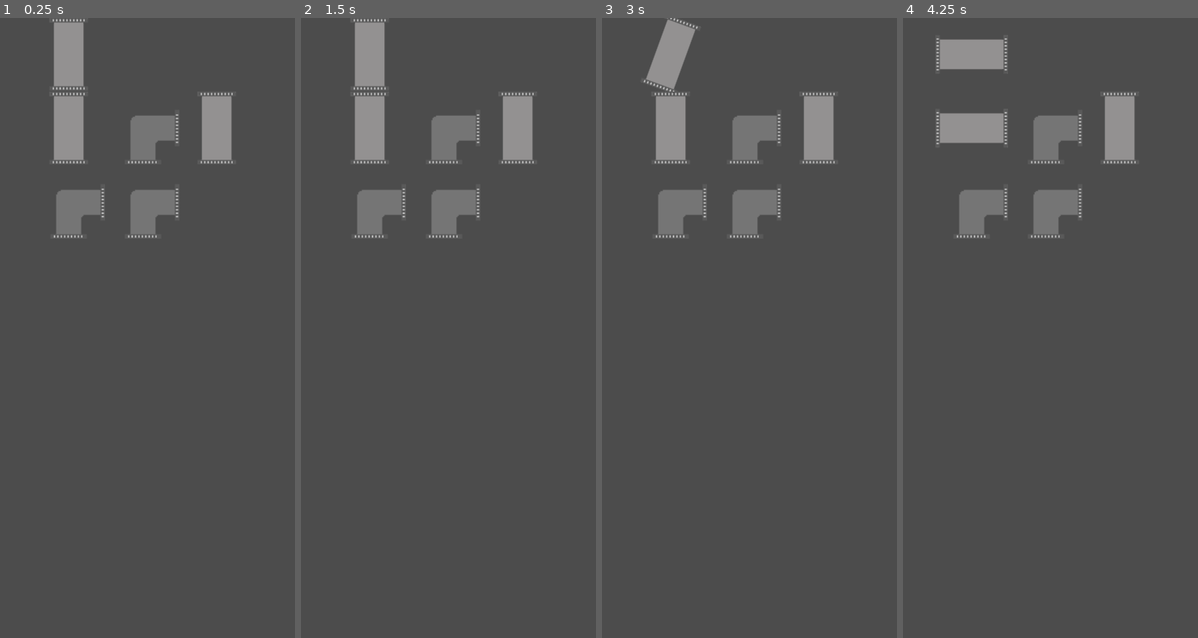
Above: before the commit, frames 1-4 (left to right).
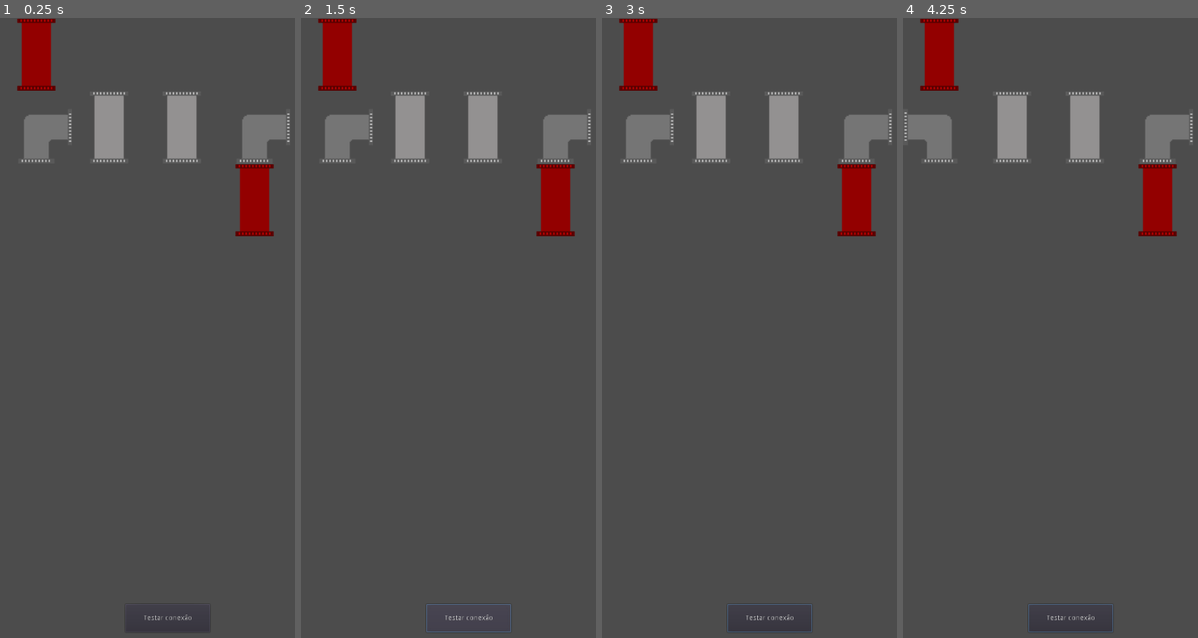
Above: after the commit, the same moments.

Repository: 2022M1T1-Inteli/Divercity
Game: Godot game, scene res://scenes/minigames/eletropipe/Eletropipe.tscn
Two runs of this game, one before a commit and one after it. Both use one fixed random seed, a clock stepped at 60 frames per second and the inputs below. This scene is started directly instead of the project's main scene.
Inputs (mouse positions are in pixels of both pictures, inside the frame that each line leads up to):
- Up to frame 1 (0.25 s): no input
- Up to frame 2 (1.5 s): click (469, 619) at 0.5 s, where only the run after the commit has a clickable "Testar conexão"; click (469, 619) at 1.25 s, where only the run after the commit has a clickable "Testar conexão"
- Up to frame 3 (3 s): click (770, 619) at 2 s, where only the run after the commit has a clickable "Testar conexão"; tap Enter at 2.75 s; move the mouse to (669, 55) at 2.77 s; click (669, 55) at 2.92 s
- Up to frame 4 (4.25 s): tap Space at 3.5 s; move the mouse to (970, 129) at 3.52 s; click (970, 129) at 3.67 s

The runs differ from the first frame. In frame 1, 12% of the frame differs, in the area x 5-99%, y 0-98%; in frame 2, 12%, in the area x 5-99%, y 0-100%; in frame 3, 12%; in frame 4, 12%.

Commit message:
Added eletropipe functions to basic work

Diff:
--- a/src/InBev/scenes/menu/Menu.tscn
+++ b/src/InBev/scenes/menu/Menu.tscn
@@ -276,7 +276,7 @@
 scale = Vector2( 2.1674, 2.1674 )
 frames = SubResource( 10 )
 animation = "Walking"
-frame = 3
+frame = 1
 playing = true
 
 [connection signal="pressed" from="CenterContainer/StartButton" to="." method="_on_StartButton_pressed"]
--- a/src/InBev/scenes/minigames/eletropipe/Eletropipe.tscn
+++ b/src/InBev/scenes/minigames/eletropipe/Eletropipe.tscn
@@ -1,35 +1,65 @@
-[gd_scene load_steps=4 format=2]
+[gd_scene load_steps=5 format=2]
 
 [ext_resource path="res://scenes/minigames/eletropipe/bases/PipeStraight.tscn" type="PackedScene" id=1]
 [ext_resource path="res://scenes/minigames/eletropipe/bases/PipeCurved.tscn" type="PackedScene" id=2]
 [ext_resource path="res://sources/minigames/eletropipe/Table.gd" type="Script" id=3]
+[ext_resource path="res://sources/minigames/eletropipe/Pipe.gd" type="Script" id=4]
 
-[node name="Eletropipe" type="Node2D"]
+[node name="Eletropipe" type="Node"]
+
+[node name="Table" type="Node2D" parent="."]
+script = ExtResource( 3 )
+
+[node name="CLEITON" parent="Table" instance=ExtResource( 1 )]
+modulate = Color( 1, 0, 0, 1 )
+position = Vector2( 72, 72 )
+script = ExtResource( 4 )
+holes = [ false, false, true, false ]
+canRotate = false
+type = "ENTER"
+
+[node name="plasc" parent="Table" instance=ExtResource( 1 )]
+modulate = Color( 1, 0, 0, 1 )
+position = Vector2( 264, 328 )
+script = ExtResource( 4 )
+holes = [ true, false, false, false ]
+tilePosition = Vector2( 3, 2 )
+canRotate = false
+type = "EXIT"
+
+[node name="PipeCurved" parent="Table" instance=ExtResource( 2 )]
+position = Vector2( 80, 216 )
+tilePosition = Vector2( 0, 1 )
+
+[node name="PipeCurved2" parent="Table" instance=ExtResource( 2 )]
+position = Vector2( 472, 224 )
+tilePosition = Vector2( 3, 1 )
+
+[node name="PipeStraight" parent="Table" instance=ExtResource( 1 )]
+position = Vector2( 272, 208 )
+tilePosition = Vector2( 1, 1 )
+
+[node name="PipeStraight2" parent="Table" instance=ExtResource( 1 )]
+position = Vector2( 272, 208 )
+tilePosition = Vector2( 2, 1 )
 
 [node name="Interface" type="Control" parent="."]
 anchor_right = 1.0
-anchor_bottom = 1.0
+anchor_bottom = 0.994
+margin_right = -720.0
+margin_bottom = -1272.32
 __meta__ = {
 "_edit_use_anchors_": false
 }
 
-[node name="Table" type="Node2D" parent="."]
-script = ExtResource( 3 )
+[node name="Button" type="Button" parent="Interface"]
+margin_left = 248.0
+margin_top = 1160.0
+margin_right = 416.0
+margin_bottom = 1216.0
+text = "Testar conexão"
+__meta__ = {
+"_edit_use_anchors_": false
+}
 
-[node name="Pipe1" parent="Table" instance=ExtResource( 1 )]
-position = Vector2( 136, 72 )
-
-[node name="Pipe2" parent="Table" instance=ExtResource( 1 )]
-position = Vector2( 136, 218 )
-
-[node name="Pipe3" parent="Table" instance=ExtResource( 2 )]
-position = Vector2( 136, 365 )
-
-[node name="Pipe4" parent="Table" instance=ExtResource( 2 )]
-position = Vector2( 283, 365 )
-
-[node name="Pipe5" parent="Table" instance=ExtResource( 2 )]
-position = Vector2( 283, 218 )
-
-[node name="Pipe6" parent="Table" instance=ExtResource( 1 )]
-position = Vector2( 429, 218 )
+[connection signal="pressed" from="Interface/Button" to="Table" method="_on_Button_pressed"]
--- a/src/InBev/scenes/minigames/eletropipe/bases/Pipe.tscn
+++ b/src/InBev/scenes/minigames/eletropipe/bases/Pipe.tscn
@@ -5,8 +5,9 @@
 [sub_resource type="RectangleShape2D" id=1]
 
 [node name="Pipe" type="Area2D"]
-scale = Vector2( 2.25, 2.25 )
+scale = Vector2( 2.225, 2.225 )
 script = ExtResource( 1 )
+holes = [ false, false, false, false ]
 
 [node name="Sprite" type="Sprite" parent="."]
 
--- a/src/InBev/scenes/minigames/eletropipe/bases/PipeCurved.tscn
+++ b/src/InBev/scenes/minigames/eletropipe/bases/PipeCurved.tscn
@@ -4,7 +4,7 @@
 [ext_resource path="res://resources/minigames/eletropipe/pipeCurve.png" type="Texture" id=2]
 
 [node name="PipeCurved" instance=ExtResource( 1 )]
-outputs = [ false, true, true, false ]
+holes = [ false, true, true, false ]
 
 [node name="Sprite" parent="." index="0"]
 texture = ExtResource( 2 )
--- a/src/InBev/scenes/minigames/eletropipe/bases/PipeStraight.tscn
+++ b/src/InBev/scenes/minigames/eletropipe/bases/PipeStraight.tscn
@@ -4,7 +4,7 @@
 [ext_resource path="res://scenes/minigames/eletropipe/bases/Pipe.tscn" type="PackedScene" id=2]
 
 [node name="PipeStraight" instance=ExtResource( 2 )]
-outputs = [ true, false, true, false ]
+holes = [ true, false, true, false ]
 
 [node name="Sprite" parent="." index="0"]
 texture = ExtResource( 1 )
--- a/src/InBev/sources/minigames/eletropipe/Pipe.gd
+++ b/src/InBev/sources/minigames/eletropipe/Pipe.gd
@@ -2,7 +2,27 @@
 
 var currentPosition = 0
 
-export(Array) var outputs = []
+
+const MAX_TILE_SIZE = Vector2(4, 6)
+
+export(Array) var holes = []
+export var tilePosition = Vector2(0, 0)
+export var canRotate = true
+
+export var type = "NORMAL"
+"""
+	NORMAL - basic pipe
+	ENTER - start pipe
+	EXIT - exit pipe
+"""
+
+static func tile_to_position(tile):
+	tile.x = MAX_TILE_SIZE.x if tile.x > MAX_TILE_SIZE.x else tile.x # Clamp position.x to defaultSize.x
+	tile.y = MAX_TILE_SIZE.y if tile.y > MAX_TILE_SIZE.y else tile.y # Clamp position.y to defaultSize.y
+
+	tile.x = 0 if tile.x < 0 else tile.x # Clamp position.x to 0
+	tile.y = 0 if tile.y < 0 else tile.y # Clamp position.y to 0
+	return Vector2(72 + (144 * tile.x), 72 + (144 * tile.y)) # Return the position of the tile
 
 static func get_side_vector(side):
 	"""
@@ -23,21 +43,40 @@
 	else:
 		return Vector2.ZERO # not implemented
 
+static func rotate_array(array, direction = 1):
+	"""
+		Steps the array in the given direction.
+		1 = right
+		-1 = left
+	"""
+	direction = direction if direction == 1 or direction == -1 else 1 # Clamp direction to 1 or -1
+
+	direction = -direction # Invert direction for set positive value a right direction
+
+	var movedArray = [] # Create a new array
+
+	for i in range(0, len(array)): # For each element in the array
+		movedArray.append(array[(i + direction) % len(array)]) # Add the element of move to the new array
+
+	return movedArray # Return the new array
+
 func _ready():
+	set_tile(tilePosition)
+
 	var err = self.connect("input_event", self, "_on_Pipe_input_event") # connect to the input event
 
 	if err: # if there was an error
 		print("Error connecting signal on input_event: ", err) # print the error
 
-func get_output_sides():
+func get_holes_sides():
 	"""
-		Returns the sides of the outputs in array of vectors.
+		Returns the sides of the holes in array of vectors.
 	"""
 
 	var connects = [] # create a new array to hold the connections vectors
 
-	for outputIdx in range(outputs.size()): # for each output
-		if outputs[outputIdx]: # if there is a connection
+	for outputIdx in range(holes.size()): # for each output
+		if holes[outputIdx]: # if there is a connection
 			connects.append(get_side_vector(outputIdx)) # add the connection vector to the array
 
 	return connects # return the array of vectors of the connections
@@ -50,9 +89,16 @@
 			-1 = left
 			0 = no rotation
 	"""
+	if not canRotate: # if the pipe can't rotate
+		return
+
+	direction = direction if direction == 1 or direction == -1 else 1 # Clamp direction to 1 or -1
 	currentPosition = currentPosition + (90 * direction) # Rotate 90 degrees from current position in direction
+
 	$Tween.interpolate_property(self, "rotation_degrees", self.rotation_degrees, currentPosition, 0.3, Tween.TRANS_LINEAR, Tween.EASE_IN) # Rotation animation
 	$Tween.start() # Start rotate animation
+
+	holes = rotate_array(holes, direction) # Rotate the holes array
 
 func _on_Pipe_input_event(_viewport, event, _shape_idx): # on input event
 	"""
@@ -60,3 +106,11 @@
 	"""
 	if event is InputEventScreenTouch and event.is_pressed(): # If has touch event and is pressed
 		rotate_pipe() # Rotate pipe
+
+func set_tile(tile):
+	"""
+		Sets the position of the pipe.
+	"""
+	self.position = tile_to_position(tile) # Set position
+	tilePosition = tile # Set the tile position
+	name = "PIPE_%dx%d" % [tilePosition.x, tilePosition.y] # Set the name of the pipe
--- a/src/InBev/sources/minigames/eletropipe/Table.gd
+++ b/src/InBev/sources/minigames/eletropipe/Table.gd
@@ -1,73 +1,142 @@
 extends Node2D
 
-export(Vector2) var size = Vector2.ZERO
+const MAX_TILE_SIZE = Vector2(4, 6)
 
-class BasePipe:
-	var rotation = 0
-	var type = 0
-	var position = Vector2.ZERO
+const PIPES_TYPE = {
+	ENTER = "ENTER",
+	PATH = "NORMAL",
+	EXIT = "EXIT"
+}
 
-	var defaultSize = Vector2.ZERO
+const PIPES_NAME = {
+	DEFAULT = "PIPE_"
+}
 
-	func _init(size):
-		defaultSize = size # Set default size
 
-	func rotate(direction):
-		"""
-			Rotates the pipe to direction.
-			Directions:
-				1 = right
-				-1 = left
-				0 = no rotation
-		"""
-		rotation = direction + (90 * direction) # Add 90 degrees to direction to make it relative to the pipe
+onready var pipeCurvedScene = preload("res://scenes/minigames/eletropipe/bases/PipeCurved.tscn")
+onready var pipeStraightScene = preload("res://scenes/minigames/eletropipe/bases/PipeStraight.tscn")
 
-	func set_position(position):
-		"""
-			Sets the position of the pipe.
-		"""
-		position.x = defaultSize.x if position.x > defaultSize.x else position.x # Clamp position.x to defaultSize.x
-		position.y = defaultSize.y if position.y > defaultSize.y else position.y # Clamp position.y to defaultSize.y
-		self.position = position # Set position
+func is_pipes_path_connected():
+	"""
+		Return True if the pipes are connected.
+	"""
+	var currentPipeTrack = get_pipe_enter() # Get the current pipe track
+	var endPipe = get_pipe_exit() # get the exit pipe
 
-func _ready():
-	pass
+	var trackList = [] # list of track
 
-static func get_pipe_type_name(type):
+	var nextDirection = Vector2.ZERO # The direction of the next pipe
+	var lastDirection = Vector2.ZERO # The direction of the last pipe
+
+	for _pipe in self.get_children(): # Limit the search to the pipes with the numbers of pipes
+		trackList.append(currentPipeTrack) # Add the current pipe track to the list
+
+		for outerDirection in currentPipeTrack.get_holes_sides(): # Get the outer direction of the current pipe
+			if outerDirection * -1 == lastDirection: # If the direction is the same as the last direction
+				continue
+
+			var dumpPipe = get_next_pipe_from_direction(currentPipeTrack.tilePosition, outerDirection) # Get the next pipe from the direction
+
+			if dumpPipe == null:# Check if pipe exist
+				continue
+
+			for innerDirection in dumpPipe.get_holes_sides(): # Get the inner direction of the next pipe
+				if innerDirection * -1 == outerDirection: # If the direction is the same as the outer direction
+					nextDirection = outerDirection # Set the next direction
+					break
+
+			if nextDirection != Vector2.ZERO: # Check if the next direction is not zero and break outer loop
+				break
+
+		if nextDirection == Vector2.ZERO: # Check if the next direction is zero
+			print("[Eletropipe] NOT CONNECT: Next direction not found.")
+			return false
+
+		currentPipeTrack = get_next_pipe_from_direction(currentPipeTrack.tilePosition, nextDirection) # Get the next pipe
+
+		if currentPipeTrack == null:
+			print("[Eletropipe] NOT CONNECT: The pipes are not connected to continue.")
+			return false
+
+		elif currentPipeTrack == endPipe:
+			print("[Eletropipe] CONNECTED: The pipes are connected!.")
+			return true
+
+		lastDirection = nextDirection # Set the last direction
+		nextDirection = Vector2.ZERO # Reset the next direction
+
+func create_pipe(style, tilePosition):
 	"""
-		Return the name of the pipe type.
-		0 = straight
-		1 = curved
+		Create a pipe with the given position and type.
+		Style: The style of the pipe: 'curved' or 'straight'.
+		TilePosition: The position of the pipe.
 	"""
+	var pipe = null # The pipe to be created
 
-	if type == 0:
-		return "Straight" # Straight pipe
-	elif type == 1:
-		return "Curved" # Curved pipe
-	elif type == 2:
-		return "" # Empty pipe
-	else:
-		return "Unknown" # not implemented
+	if style == "curved": # If the style is curved
+		pipe = pipeCurvedScene.instance() # Create the pipe
+	elif style == "straight": # If the style is straight
+		pipe = pipeStraightScene.instance() # Create the pipe
 
-func is_pipes_connected():
-	pass
+	pipe.tilePosition = tilePosition # Set the position of the pipe
+	return pipe # Return the pipe
+
+func get_random_seed():
+	"""
+		Return a random seed.
+	"""
+	var rng = RandomNumberGenerator.new() # Create a new random number generator
+	rng.randomize() # Randomize the number generator
+	return rng.randi() # Return a random integer
+
+#func generate_random_pipes_path():
+#	"""
+#		Generate the pipes path with correct connetions.
+#	"""
+#	# Create pipes path with the correct connections in enter and exit pipes
+#	var enterPipe = get_pipe_enter() # Get the current pipe track
+#	var endPipe = get_pipe_exit() # get the exit pipe
+
+#	var trackList = [] # List of track
+
+#	for _i in range(MAX_TILE_SIZE.x * MAX_TILE_SIZE.y):
+#		var pipe
 
 func init_energy_system():
 	pass
 
-func get_pipe_from_position(position):
+func get_pipe_enter():
 	"""
-		Returns the pipe at the given position.
+		Return the pipe at the entrance.
+	"""
+	for pipe in self.get_children(): # Search for the pipe at the entrance
+		if pipe.type == PIPES_TYPE.ENTER: # If the pipe is at the entrance
+			return pipe # Return the pipe at the entrance
+	return null # Return null if there is no pipe at the entrance
+
+
+func get_pipe_exit():
+	"""
+		Return the pipe at the exit.
+	"""
+	for pipe in self.get_children(): # Search for the pipe at the exit
+		if pipe.type == PIPES_TYPE.EXIT: # If the pipe is at the exit
+			return pipe # Return the pipe at the exit
+	return null # Return null if there is no pipe at the exit
+
+func get_pipe_from_tile(tile):
+	"""
+		Returns the pipe at the given tile position.
 		If there is no pipe at the given position, returns null.
 	"""
-	return get_node_or_null(("Pipe_%dx%d" % [position.x, position.y])) # Return the pipe at the given position.
+	return get_node_or_null(PIPES_NAME.DEFAULT + ("%dx%d" % [tile.x, tile.y])) # Return the pipe at the given position.
 
-func get_next_pipe_from_direction(position, direction):
+func get_next_pipe_from_direction(tile, direction):
 	"""
 		Returns the next pipe in the given direction.
 		If there is no pipe in the given direction, returns null.
 	"""
-	return get_pipe_from_position(position + direction) # Return the pipe in the given direction from position.
+	return get_pipe_from_tile(tile + direction) # Return the pipe in the given direction from position.
 
 func get_all_pipes():
 	"""
@@ -75,8 +144,12 @@
 	"""
 	var pipes = [] # Create a list to store all pipes.
 
-	for xIdx in range(size.x): # For each x index.
-		for yIdx in range(size.y): # For each y index.
-			pipes.append(get_pipe_from_position(Vector2(xIdx, yIdx))) # Add the pipe at the given position to the list.
+	for xIdx in range(MAX_TILE_SIZE.x): # For each x index.
+		for yIdx in range(MAX_TILE_SIZE.y): # For each y index.
+			pipes.append(get_pipe_from_tile(Vector2(xIdx, yIdx))) # Add the pipe at the given position to the list.
 
 	return pipes # Return all pipes in the game.
+
+
+func _on_Button_pressed():
+	print(is_pipes_path_connected())
Binary file added: src/InBev/resources/fonts/fibberish.ttf
